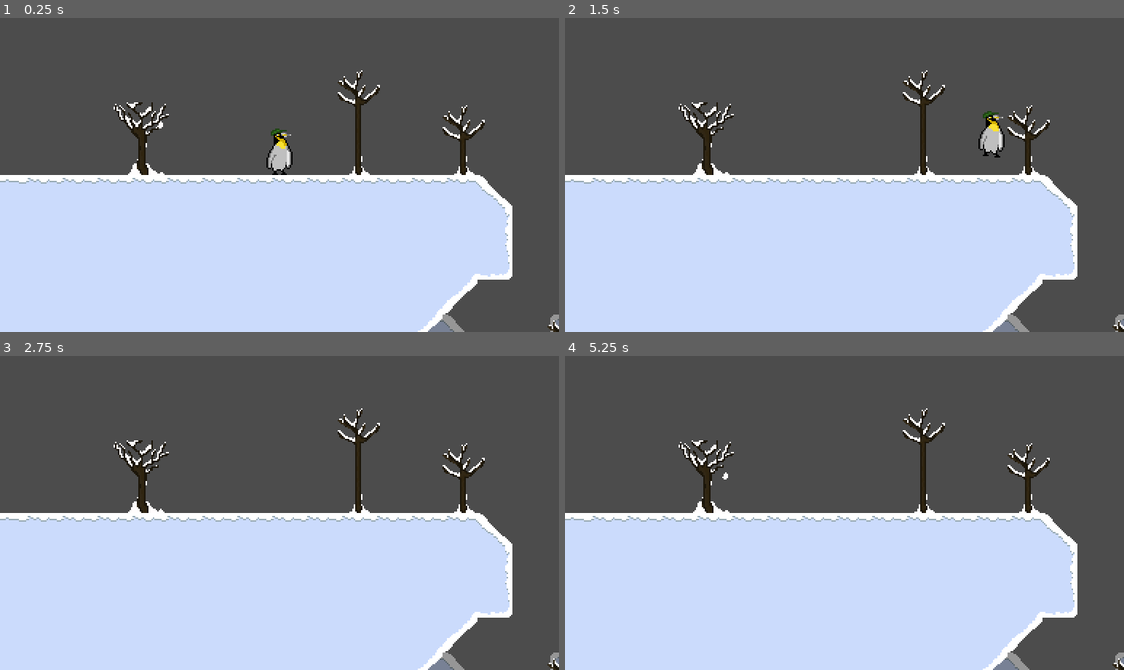
Above: before the commit, frames 1-4 (two rows, left to right).
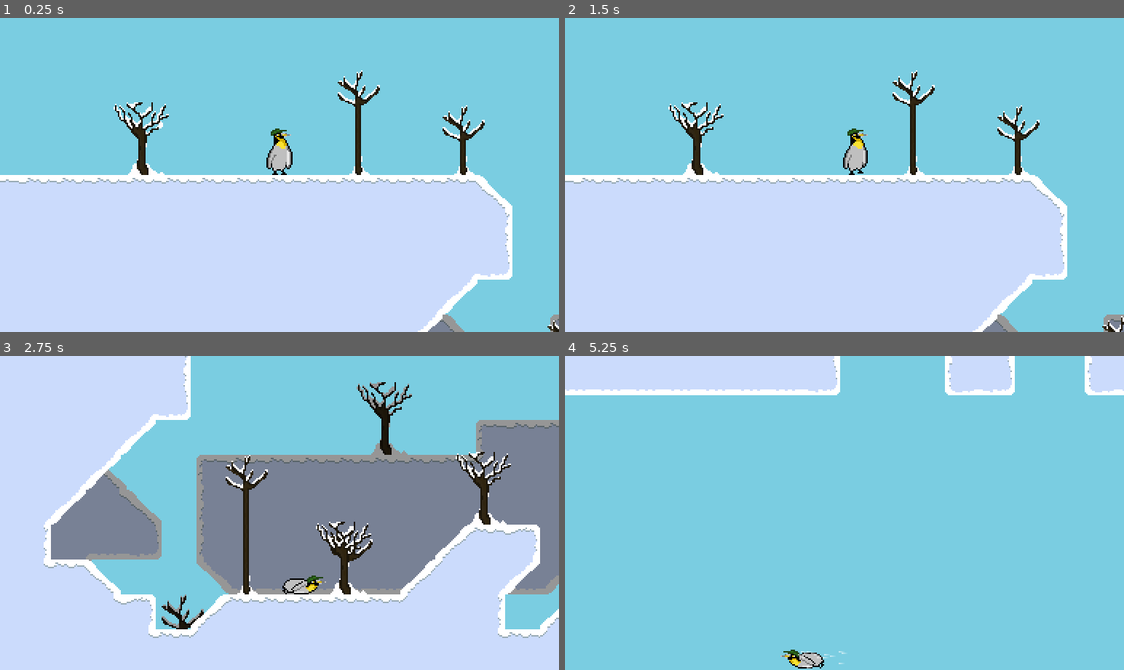
Above: after the commit, the same moments.

Repository: openmindsclub/tux-game
Game: Godot game, scene res://src/main.tscn
Same seed, same stepped clock (60 frames per second), same inputs: the game is played once before the commit and once after it. Before the commit the project has no main scene; this scene is started directly in both runs.
Inputs:
- Up to frame 1 (0.25 s): no input
- Up to frame 2 (1.5 s): tap Enter at 0.5 s; hold Shift (slide, bound only after the commit) 0.53-1.28 s; hold Right (move_right) from 0.53 s (still down); tap Up (jump) at 0.77 s; tap Shift (slide, bound only after the commit) at 1.35 s
- Up to frame 3 (2.75 s): tap Up (jump) at 1.52 s; release Right (move_right) at 2.03 s; hold Left (move_left) from 2.03 s (still down); hold Shift (slide, bound only after the commit) from 2.03 s (still down)
- Up to frame 4 (5.25 s): release Left (move_left) at 2.78 s; release Shift (slide, bound only after the commit) at 2.78 s; hold Right (move_right) 2.78-4.28 s; tap Shift (slide, bound only after the commit) at 2.85, 4.35 s; tap Up (jump) at 3.02, 3.77, 4.52 s; hold Shift (slide, bound only after the commit) 3.53-4.28 s; hold Left (move_left) 4.28-5.03 s; hold Right (move_right) from 5.03 s (still down); hold Shift (slide, bound only after the commit) from 5.03 s (still down)

The runs differ from the first frame. In frame 1, 54% of the frame differs, in the area x 0-100%, y 0-100%; in frame 2, 58%; in frame 3, 77%; in frame 4, 100%.
Error before the commit: Parse Error: The identifier "CameraFollow2D" isn't a valid type (not a script or class), or couldn't be found on base "self". (res://src/Level.gd:9)

Commit message:
add export presets

Diff:
--- a/default_env.tres
+++ b/default_env.tres
@@ -3,5 +3,5 @@
 [sub_resource type="ProceduralSky" id=1]
 
 [resource]
-background_mode = 2
 background_sky = SubResource( 1 )
+background_color = Color( 0.94902, 0.933333, 0.933333, 1 )
--- a/project.godot
+++ b/project.godot
@@ -9,6 +9,11 @@
 config_version=4
 
 _global_script_classes=[ {
+"base": "Camera2D",
+"class": "CameraFollow2D",
+"language": "GDScript",
+"path": "res://src/CameraFollow2D.gd"
+}, {
 "base": "KinematicBody2D",
 "class": "Character",
 "language": "GDScript",
@@ -25,6 +30,7 @@
 "path": "res://src/characters/player/Player.gd"
 } ]
 _global_script_class_icons={
+"CameraFollow2D": "",
 "Character": "",
 "Enemy": "",
 "Player": ""
@@ -33,6 +39,7 @@
 [application]
 
 config/name="Tux Game"
+run/main_scene="res://src/main.tscn"
 config/icon="res://icon.png"
 
 [display]
@@ -88,6 +95,11 @@
 , Object(InputEventKey,"resource_local_to_scene":false,"resource_name":"","device":0,"alt":false,"shift":false,"control":false,"meta":false,"command":false,"pressed":false,"scancode":65,"unicode":0,"echo":false,"script":null)
  ]
 }
+slide={
+"deadzone": 0.5,
+"events": [ Object(InputEventKey,"resource_local_to_scene":false,"resource_name":"","device":0,"alt":false,"shift":false,"control":false,"meta":false,"command":false,"pressed":false,"scancode":16777237,"unicode":0,"echo":false,"script":null)
+ ]
+}
 
 [rendering]
 
@@ -95,4 +107,5 @@
 quality/2d/use_pixel_snap=true
 vram_compression/import_etc=true
 vram_compression/import_etc2=false
+environment/default_clear_color=Color( 0.478431, 0.803922, 0.882353, 1 )
 environment/default_environment="res://default_env.tres"
Not shown, added: export_presets.cfg
